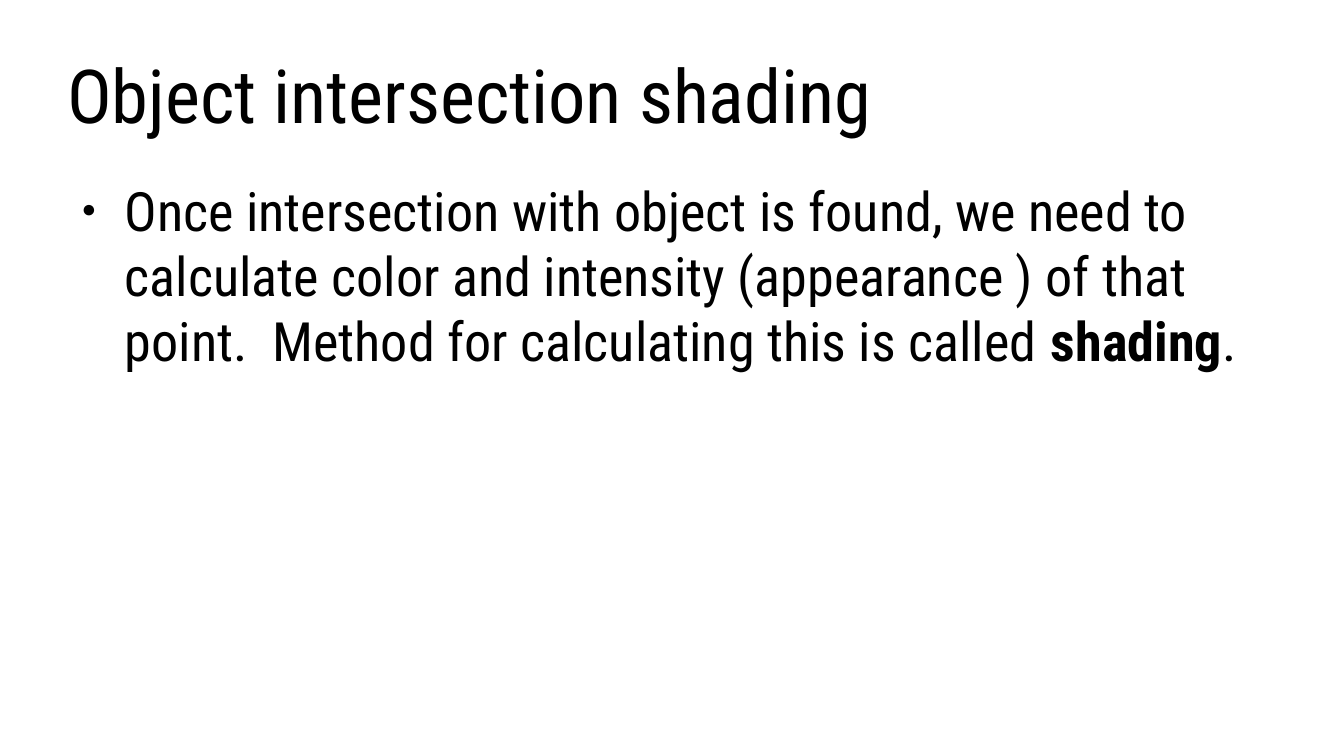
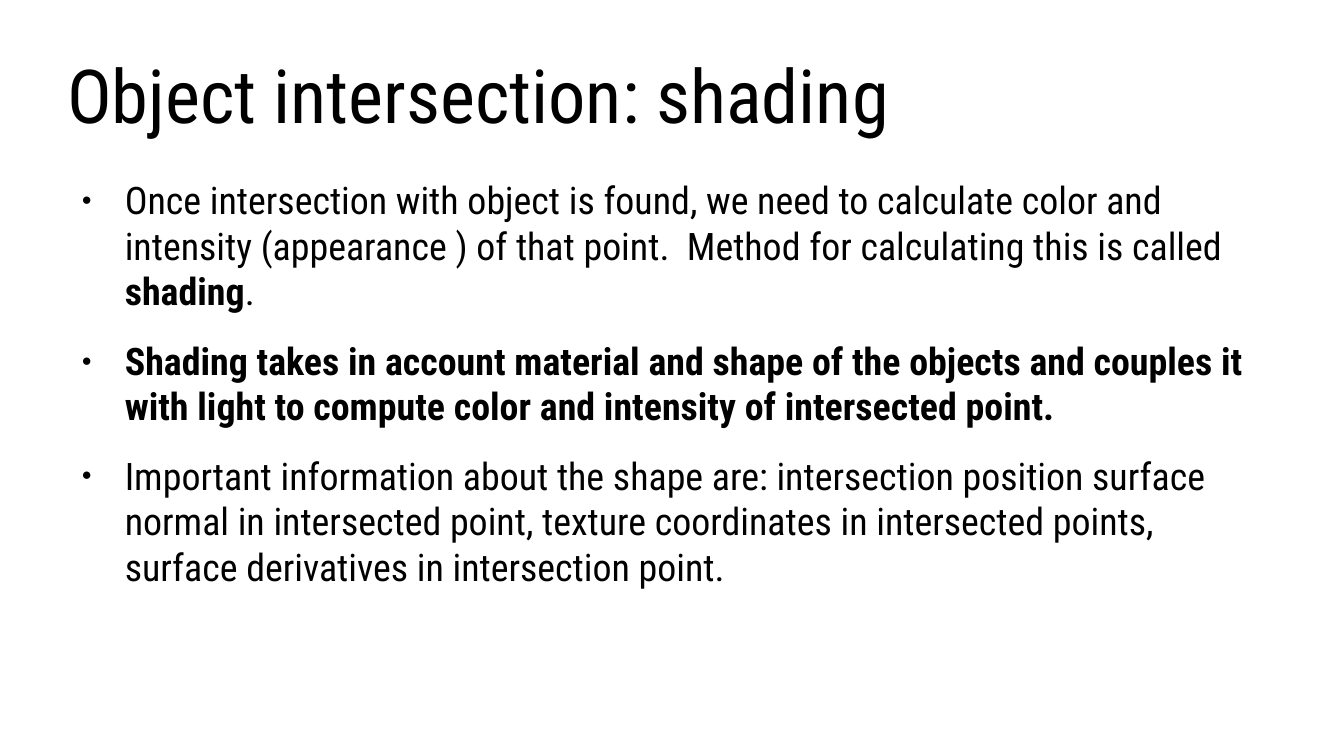
Before and after one commit to lorentzo/IntroductionToComputerGraphics, a slide deck: slide 14 of lectures/foundations_rendering/foundations_raytracing.odp (slide 9 before the commit). Drawn at 1344x756 pixels with LibreOffice and Linux fonts; fonts in the diff are those of the drawing. Boxes give left, top, right and bottom in pixels: in the first picture for what was removed or moved away, otherwise in the second. Text is boxed around its words. In the diff, an @@ line names an element or a change of style, - is before the commit and + after.

Commit message:
3d scene and rendering foundations

```diff
--- a/lectures/foundations_rendering/foundations_raytracing.odp
+++ b/lectures/foundations_rendering/foundations_raytracing.odp
@@ title at [67, 67, 888, 139]: text changed @@
-Object intersection shading
+Object intersection: shading
@@ text at [125, 185, 1222, 313]: size 32 to 22.4 pt in "Once intersection with object is found, we ..." @@
@@ text at [125, 346, 1242, 589]: paragraphs added @@
+● Shading takes in account material and shape of the objects and couples it with light to compute color and intensity of intersected point.
+● Important information about the shape are: intersection position surface normal in intersected point, texture coordinates in intersected points, surface derivatives in intersection point.
```
Also in this commit, not shown: 5 other slides changed, 6 slides added, 1 slide removed, 2 other files.
